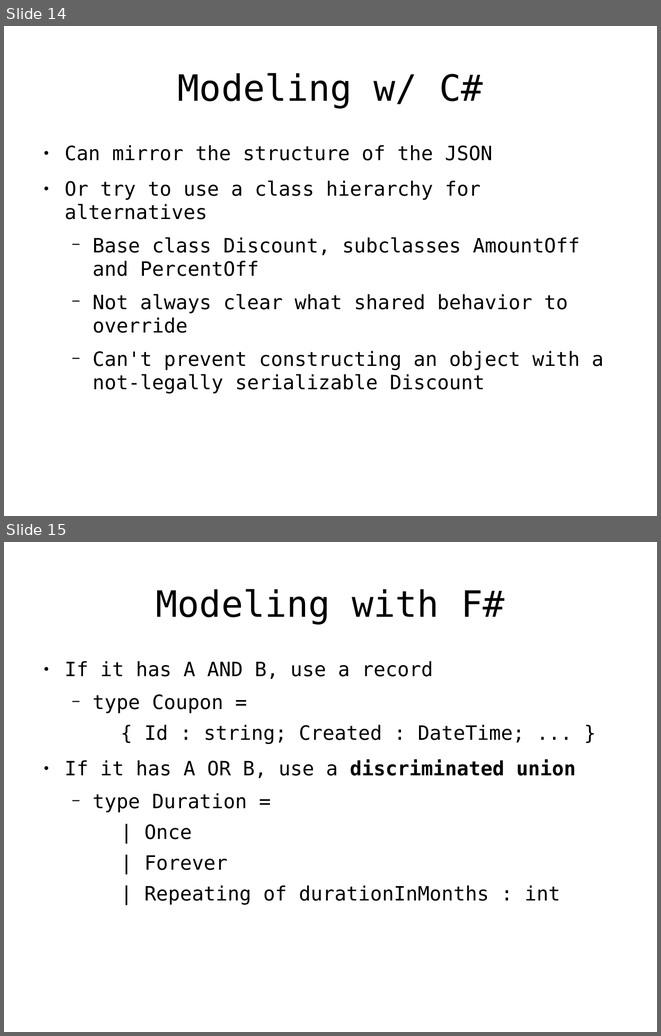
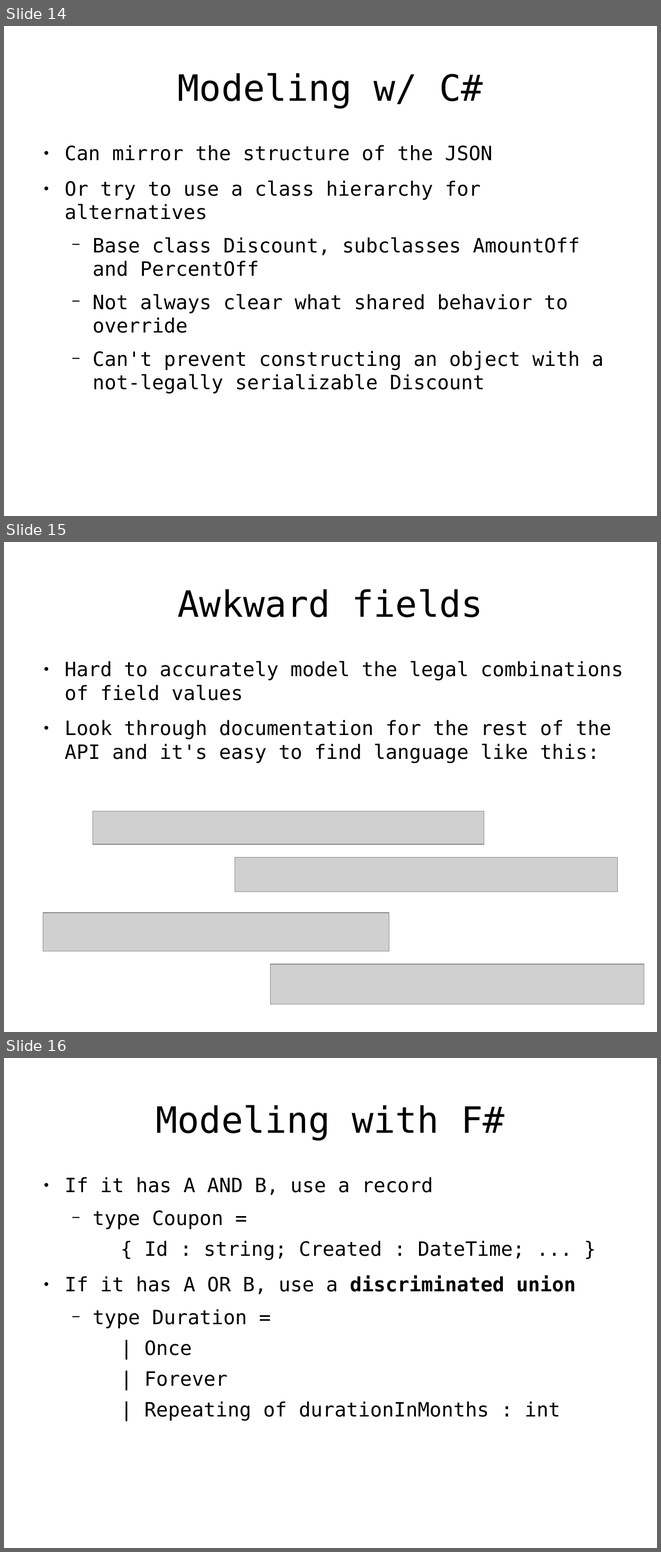
Before and after one commit to rspeele/FSharpTalk, a slide deck: fstalk.odp. Shown one above the other, each under a label of ours: slides 14 and 15 before the commit, slides 14, 15 and 16 after it. The pictures are 661x1036 and 661x1552 pixels, drawn with LibreOffice and Linux fonts; fonts in the diff are those of the drawing; grey boxes stand for pictures. Boxes give left, top, right and bottom in pixels: in the first picture for what was removed or moved away, otherwise in the second. Text is boxed around its words. In the diff, an @@ line names an element or a change of style, - is before the commit and + after.

```diff
--- a/fstalk.odp
+++ b/fstalk.odp
@@ slide 15 added at box(4, 542, 657, 1032), background #FFFFFF @@
@@ title added at box(178, 589, 483, 617), 44 pt, text #000000 @@
+Awkward fields
@@ text added at box(64, 661, 623, 763), 24 pt, text #000000 @@
+● Hard to accurately model the legal combinations of field values
+● Look through documentation for the rest of the API and it's easy to find language like this:
@@ picture added at box(93, 811, 484, 844) @@
@@ picture added at box(235, 857, 618, 892) @@
@@ picture added at box(43, 912, 389, 951) @@
@@ picture added at box(271, 964, 644, 1004) @@
@@ what was slide 15 is now slide 16 @@
```
Also in this commit, not shown: 3 slides changed, 4 other slides added, 1 slide removed, 6 other files.
